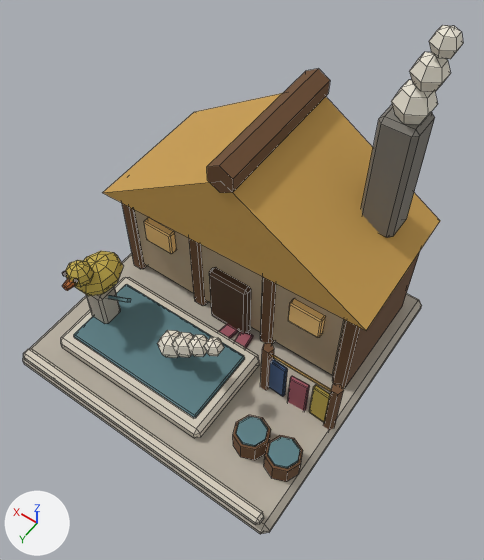
Renders of the FBX model client/CultOfComfort.Unity/Assets/Resources/Art/Models/bathhouse.fbx from each side of a commit.
Rendered twice from a 50 mm lens placed at (-0.84, 1.087, 2.089), pointed at (-0.12, 0.079, 0.505). Arrows for +X, +Y and +Z are at lower left; the lights stay in place. The older version comes first. Mesh edges are drawn as thin lines. Where no turn or scale is listed for an object, it has been applied to the vertices.

The first picture shows 'Building'.
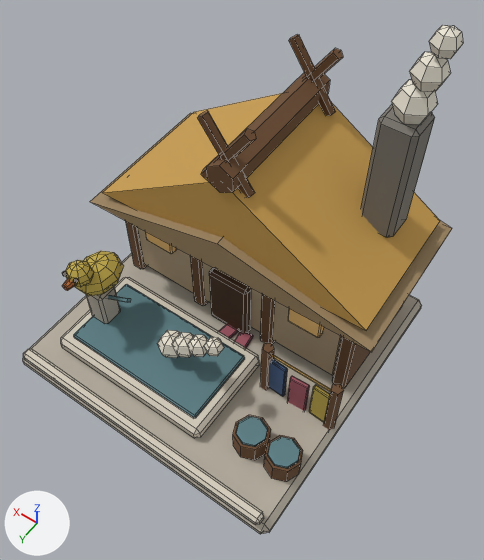
What differs and where, as boxes [x1, y1, x2, y2] in the pictures (484 x 560 px):
part 1 of me_building, added (brown): after [198, 111, 255, 198]
part 2 of me_building, added (brown): after [201, 129, 256, 178]
part 3 of me_building, added (brown): after [289, 34, 336, 116]
part 4 of me_building, added (brown): after [305, 48, 343, 81]
part 5 of me_building, added: after [90, 113, 452, 352]

Diff of the bpy script that builds the scene:
```diff
--- a/client/CultOfComfort.Unity/Assets/Resources/Art/Models/bathhouse.fbx.py
+++ b/client/CultOfComfort.Unity/Assets/Resources/Art/Models/bathhouse.fbx.py
@@ me_building @@
 # used by ob_building; location = (0.0, 0.0, 0.0)
 # verts and faces of me_building; kept vertices keep their numbers, new ones are numbered from 859
-me_building.from_pydata(...)  # 859 vertices, 901 faces; spans x -0.53..0.53, y -0.53..0.53, z 0.0..1.23
+me_building.from_pydata(...)  # 905 vertices, 934 faces; spans x -0.547..0.547, y -0.544..0.53, z 0.0..1.23
+# me_building part 1: the loose piece of 10 vertices spanning x -0.519..-0.481, y 0.1..0.136, z 0.0..0.3 is copied, and the copy is multiplied about its middle by the matrix ((0.71, -0.023, 0.497), (0.019, 0.867, 0.013), (-0.497, 0.0, 0.71)), then moved by (0.5, -0.14, 0.71); it spans x -0.088..0.089, y -0.04..-0.003, z 0.744..0.976
+# me_building part 2: the loose piece of 10 vertices spanning x -0.269..-0.231, y 0.1..0.136, z 0.0..0.3 is copied, and the copy is multiplied about its middle by the matrix ((0.71, -0.023, -0.497), (0.019, 0.867, -0.013), (0.497, 0.0, 0.71)), then moved by (0.25, -0.14, 0.71); it spans x -0.088..0.089, y -0.04..-0.003, z 0.744..0.976
+# me_building part 3: the loose piece of 10 vertices spanning x -0.519..-0.481, y 0.1..0.136, z 0.0..0.3 is copied, and the copy is multiplied about its middle by the matrix ((0.71, -0.023, 0.497), (0.019, 0.867, 0.013), (-0.497, 0.0, 0.71)), then moved by (0.5, -0.58, 0.71); it spans x -0.088..0.089, y -0.48..-0.443, z 0.744..0.976
+# me_building part 4: the loose piece of 10 vertices spanning x -0.269..-0.231, y 0.1..0.136, z 0.0..0.3 is copied, and the copy is multiplied about its middle by the matrix ((0.71, -0.023, -0.497), (0.019, 0.867, -0.013), (0.497, 0.0, 0.71)), then moved by (0.25, -0.58, 0.71); it spans x -0.088..0.089, y -0.48..-0.443, z 0.744..0.976
+# me_building part 5
+verts[859] = (0.532, 0.064, 0.44)  # pixel (89, 201)
+verts[860] = (-0.547, 0.036, 0.44)  # pixel (371, 352)
+verts[861] = (-0.008, 0.05, 0.568)  # pixel (217, 243)
+verts[862] = (0.547, -0.516, 0.44)  # pixel (190, 112)
+verts[863] = (-0.532, -0.544, 0.44)  # pixel (452, 228)
+verts[864] = (0.008, -0.53, 0.568)
+faces += [(859, 860, 861), (862, 864, 863), (859, 862, 863, 860), (860, 863, 864, 861), (859, 861, 864, 862)]
 me_building.materials.append(mat_palette)
```
